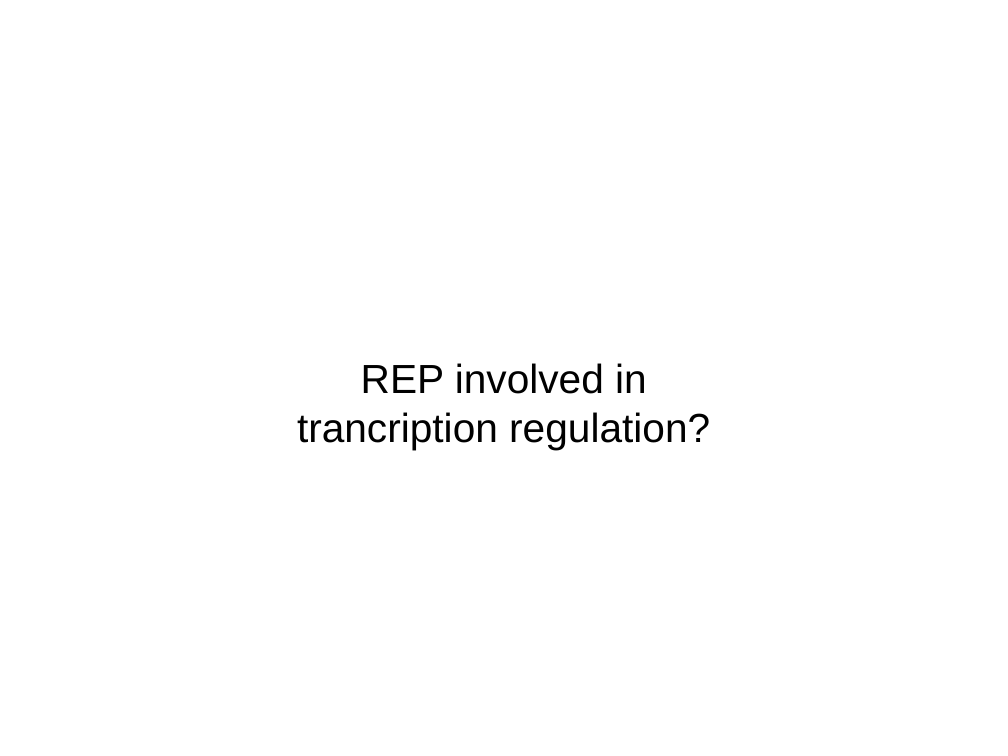
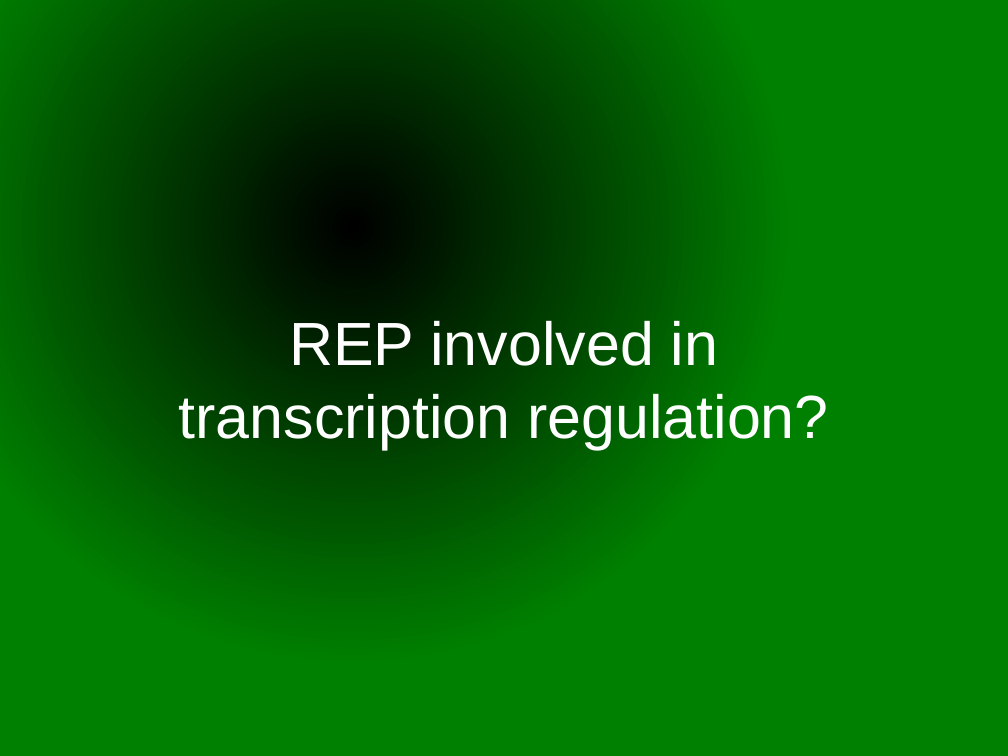
Before and after one commit to mesmeraf/stage_M2, a slide deck: slide 1 of presentation.odp. Drawn at 1008x756 pixels with LibreOffice and Linux fonts; fonts in the diff are those of the drawing; background and template pictures are left out. Boxes give left, top, right and bottom in pixels: in the first picture for what was removed or moved away, otherwise in the second. Text is boxed around its words. In the diff, an @@ line names an element or a change of style, - is before the commit and + after.

```diff
--- a/presentation.odp
+++ b/presentation.odp
@@ background picture (left out) to gradient #000000 to #008000 @@
@@ subtitle "REP involved in": place and size @@
-subtitle "REP involved in" at bbox=[297, 363, 710, 449]
+subtitle "REP involved in" at bbox=[179, 320, 828, 450]
@@ subtitle at bbox=[289, 320, 718, 366]: size 32 to 48 pt, text colour #000000 to #FFFFFF in "REP involved in" @@
@@ subtitle at bbox=[179, 390, 828, 450]: text changed; size 32 to 48 pt; text colour #000000 to #FFFFFF @@
-trancription regulation?
+transcription regulation?
```
Also in this commit, not shown: 3 other slides changed.
